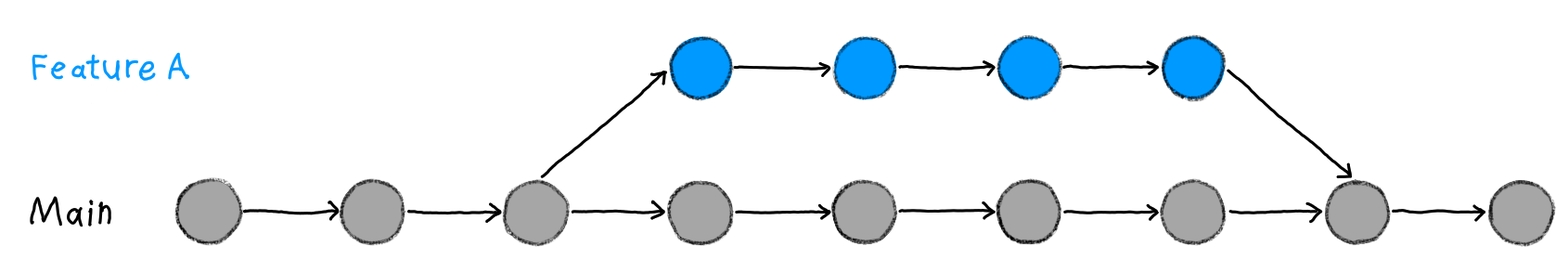
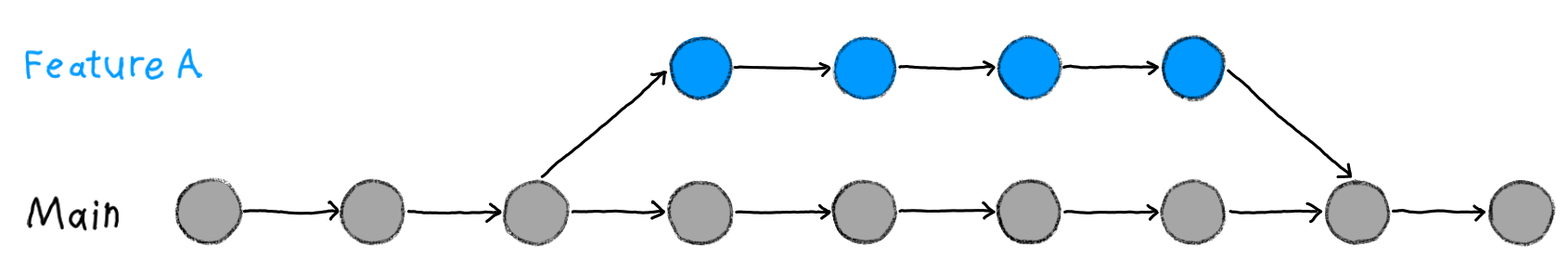
Revision of a layered 1568 × 272 image; what changed, layer by layer:
added layer "Layer 12(pasted)" above "Layer 3" over [24, 47, 203, 104]
painted on "Layer 3" over [24, 47, 203, 232]
painted on "Layer 2" over [118, 47, 203, 224]
painted on "Copy of Layer 1" over [24, 47, 203, 232]
